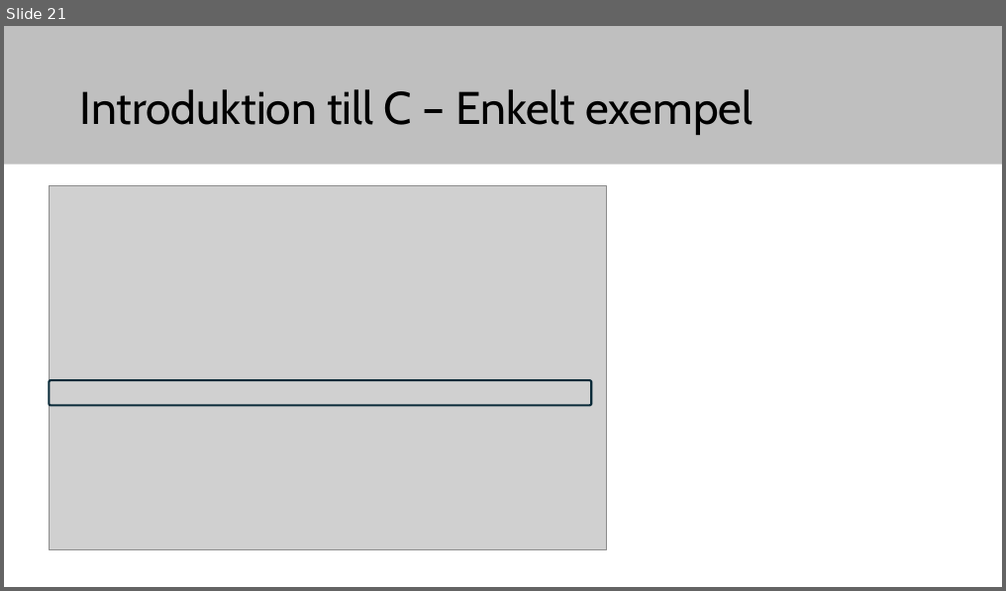
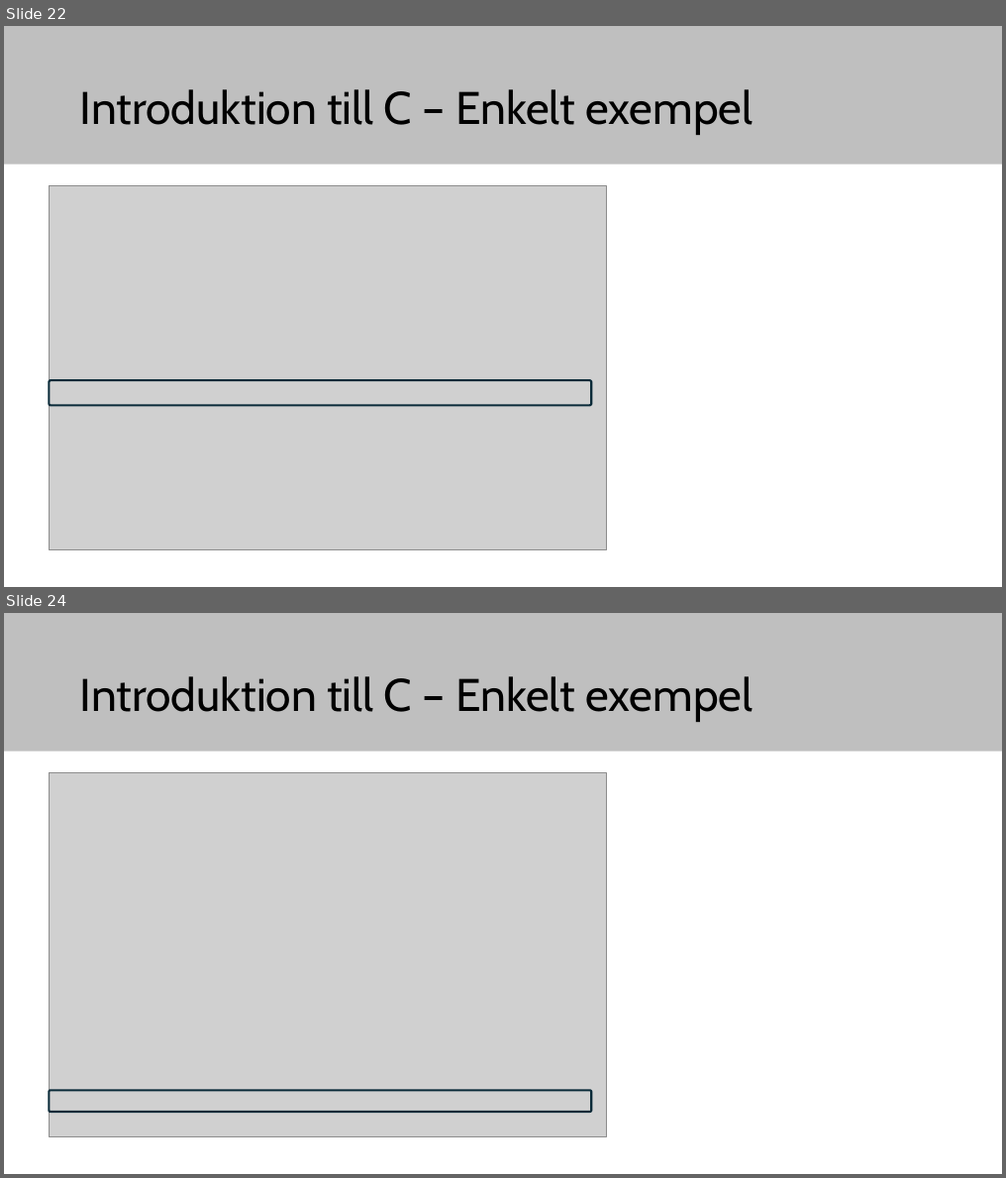
Before and after one commit to elias-at-chalmers/mop-lecture_notes-mirror, a slide deck: slides/lecture04-intro-gpio-c.pptx. Shown one above the other, each under a label of ours: slide 21 before the commit, slides 22 and 24 after it; the slides between them are not shown. The pictures are 1006x591 and 1006x1178 pixels, drawn with LibreOffice and Linux fonts; fonts in the diff are those of the drawing; grey boxes stand for pictures. Boxes give left, top, right and bottom in pixels: in the first picture for what was removed or moved away, otherwise in the second. Text is boxed around its words. In the diff, an @@ line names an element or a change of style, - is before the commit and + after.

```diff
--- a/slides/lecture04-intro-gpio-c.pptx
+++ b/slides/lecture04-intro-gpio-c.pptx
@@ slide 24 added at (x1=4, y1=613, x2=1002, y2=1174), background #FFFFFF; not listed: 1 template element that a slide beside it also shows @@
@@ title added at (x1=80, y1=676, x2=752, y2=722), 44 pt, text #000000 @@
+Introduktion till C – Enkelt exempel
@@ picture added at (x1=49, y1=773, x2=607, y2=1138) @@
@@ rounded rectangle added at (x1=49, y1=1090, x2=592, y2=1112), outline #092A39 2 pt @@
@@ what was slide 21 is now slide 22 @@
```
Also in this commit, not shown: 6 slides changed, 4 other slides added, 3 slides removed, 1 other file.
